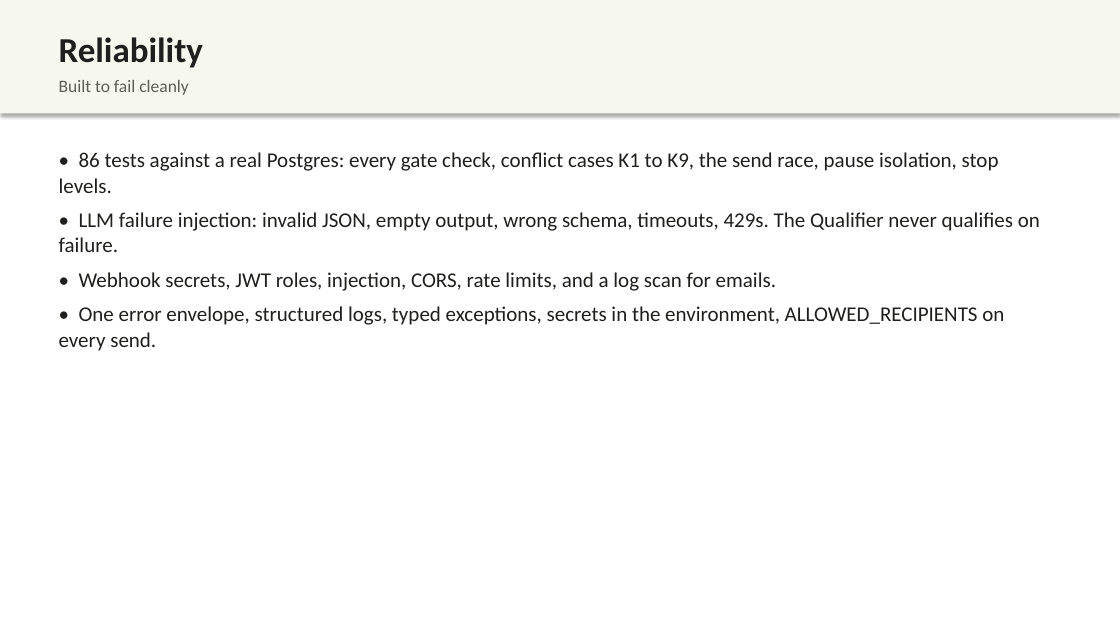
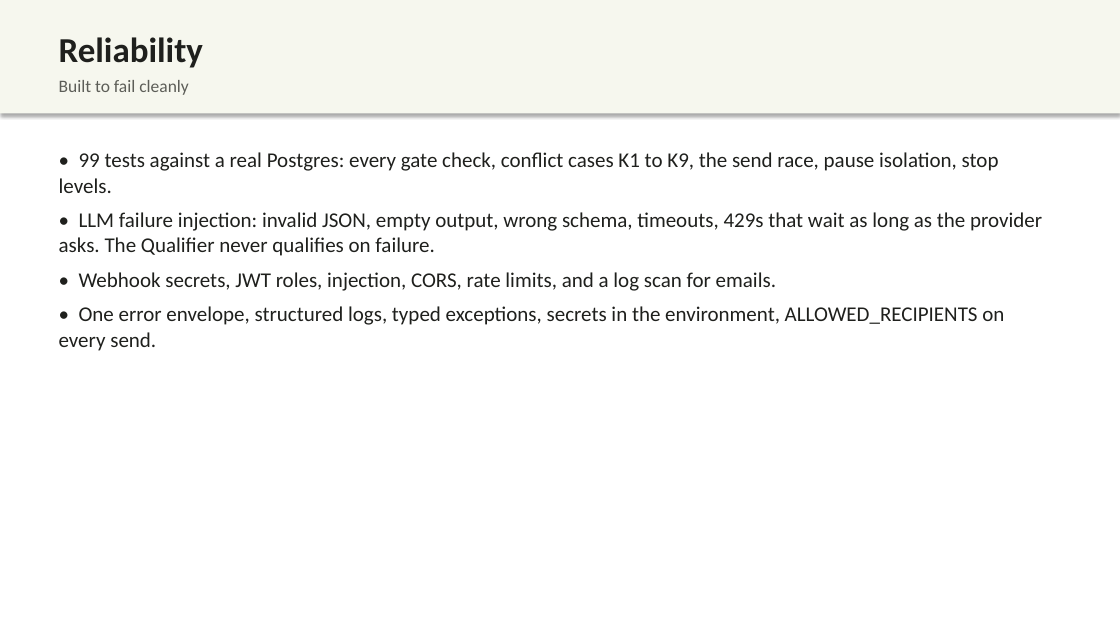
Before and after one commit to kiranG18/Buildathon-2026, a slide deck: slide 12 of docs/deck/Cadence.pptx (slide 11 before the commit). Drawn at 1120x630 pixels with LibreOffice and Linux fonts; fonts in the diff are those of the drawing. Boxes give left, top, right and bottom in pixels: in the first picture for what was removed or moved away, otherwise in the second. Text is boxed around its words. In the diff, an @@ line names an element or a change of style, - is before the commit and + after.

```diff
--- a/docs/deck/Cadence.pptx
+++ b/docs/deck/Cadence.pptx
@@ text at bbox=[59, 152, 1042, 256]: text changed @@
-• 86 tests against a real Postgres: every gate check, conflict cases K1 to K9, the send race, pause isolation, stop levels.
-• LLM failure injection: invalid JSON, empty output, wrong schema, timeouts, 429s. The Qualifier never qualifies on failure.
+• 99 tests against a real Postgres: every gate check, conflict cases K1 to K9, the send race, pause isolation, stop levels.
+• LLM failure injection: invalid JSON, empty output, wrong schema, timeouts, 429s that wait as long as the provider asks. The Qualifier never qualifies on failure.
```
Also in this commit, not shown: 6 other slides changed, 1 slide added, 5 other files.
